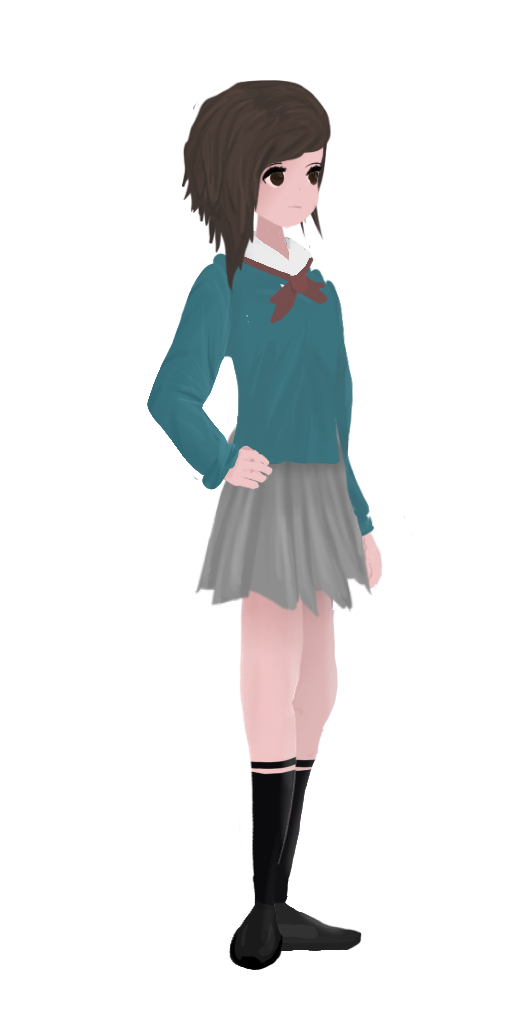
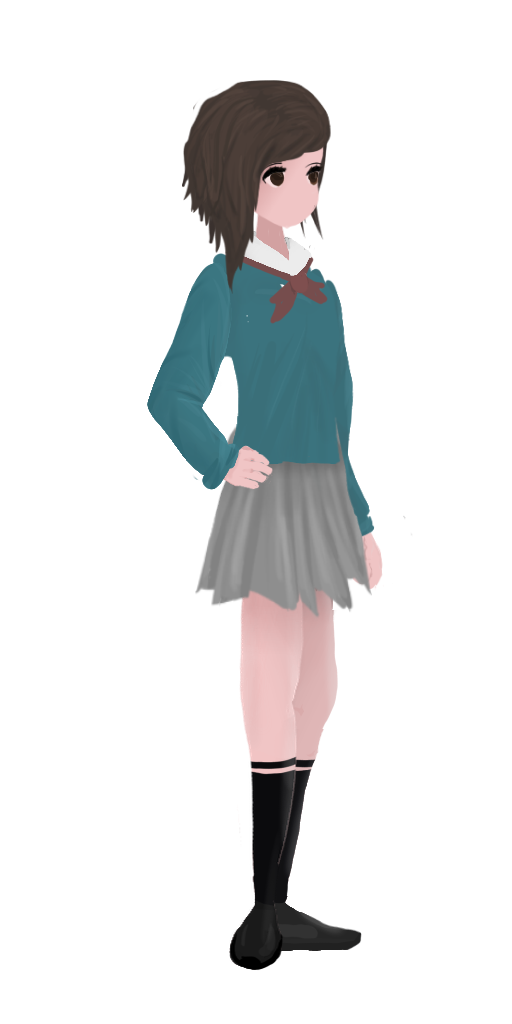
Layers edited between the first and the second 512 × 1024 image:
added layer "arm_right" (1st of 2, in "Group 2") in group "Group 2" over [288, 185, 384, 589]
moved "arm_right" (2nd of 2, in "Group 2" › "arm_right_group") into group "arm_right_group" over [288, 185, 349, 463]
moved "hair_front" above "Eye" over [288, 185, 344, 322]
renamed "Paint Layer 1" to "Eye", painted on it over [288, 185, 302, 209]
moved "eye" into group "Eye_group" over [298, 185, 301, 191]
moved "pupil" into group "Eye_group" over [298, 185, 301, 191]
moved "eye_white" into group "Eye_group" over [298, 185, 301, 191]
added layer "arm_left" (1st of 2, in "Group 2") in group "Group 2" over [311, 268, 413, 589]
added group "arm_left_group" with 2 layers in group "Group 2" over [311, 268, 413, 589]
moved "arm_left" (2nd of 2, in "Group 2" › "arm_left_group") into group "arm_left_group" over [311, 268, 384, 589]
moved "hand_left" into group "arm_left_group" over [347, 454, 413, 589]
